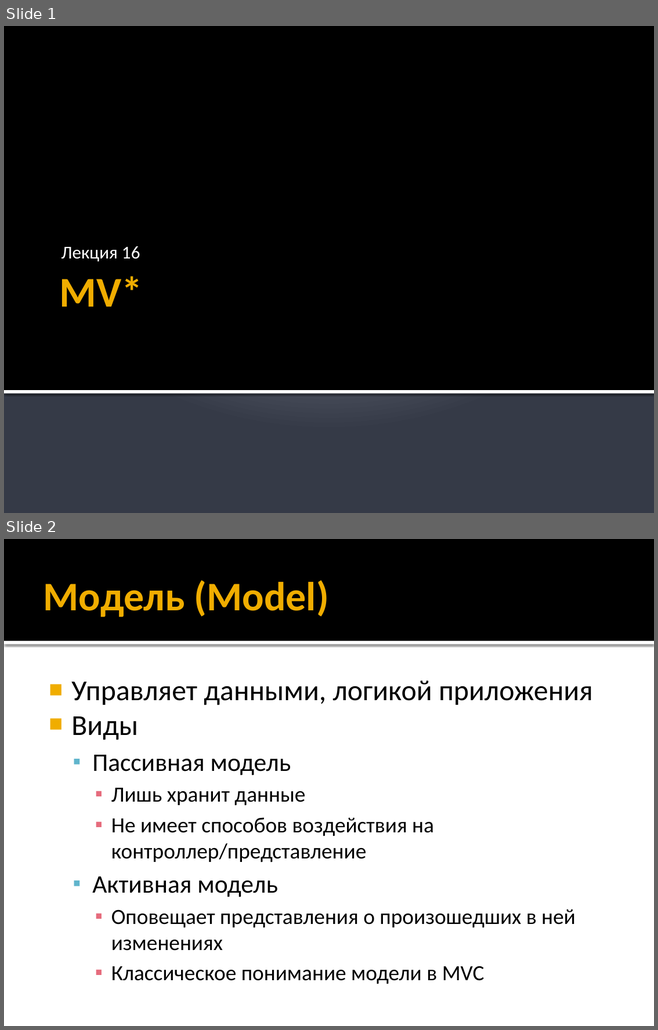
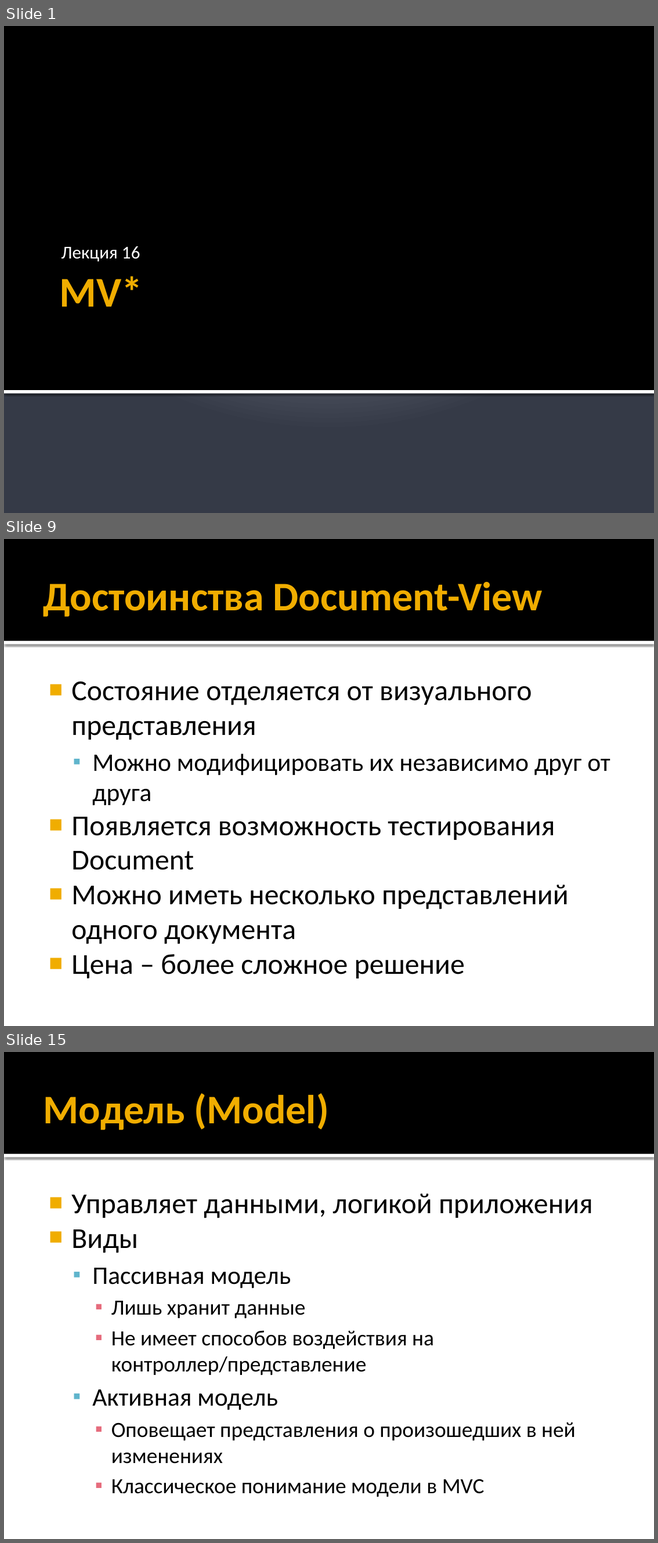
Before and after one commit to iv-sergius/ood, a slide deck: lectures/16.mvxx/mvxx.pptx. Shown one above the other, each under a label of ours: slides 1 and 2 before the commit, slides 1, 9 and 15 after it; the slides between them are not shown. The pictures are 658x1030 and 658x1543 pixels, drawn with LibreOffice and Linux fonts; fonts in the diff are those of the drawing. Boxes give left, top, right and bottom in pixels: in the first picture for what was removed or moved away, otherwise in the second. Text is boxed around its words. In the diff, an @@ line names an element or a change of style, - is before the commit and + after.

```diff
--- a/lectures/16.mvxx/mvxx.pptx
+++ b/lectures/16.mvxx/mvxx.pptx
@@ slide 9 added at box(4, 539, 654, 1026), background #FFFFFF; not listed: 2 template elements that a slide beside it also shows @@
@@ title added at box(43, 582, 542, 617), 45 pt, text #F0AD00, bold @@
+Достоинства Document-View
@@ text added at box(71, 681, 610, 979), 32 pt, text #000000 @@
+■ Состояние отделяется от визуального представления
+  ▪ Можно модифицировать их независимо друг от друга
+■ Появляется возможность тестирования Document
+■ Можно иметь несколько представлений одного документа
+■ Цена – более сложное решение
@@ what was slide 2 is now slide 15 @@
```
Also in this commit, not shown: 1 slide changed, 16 other slides added, 1 slide removed, 1 other file.
